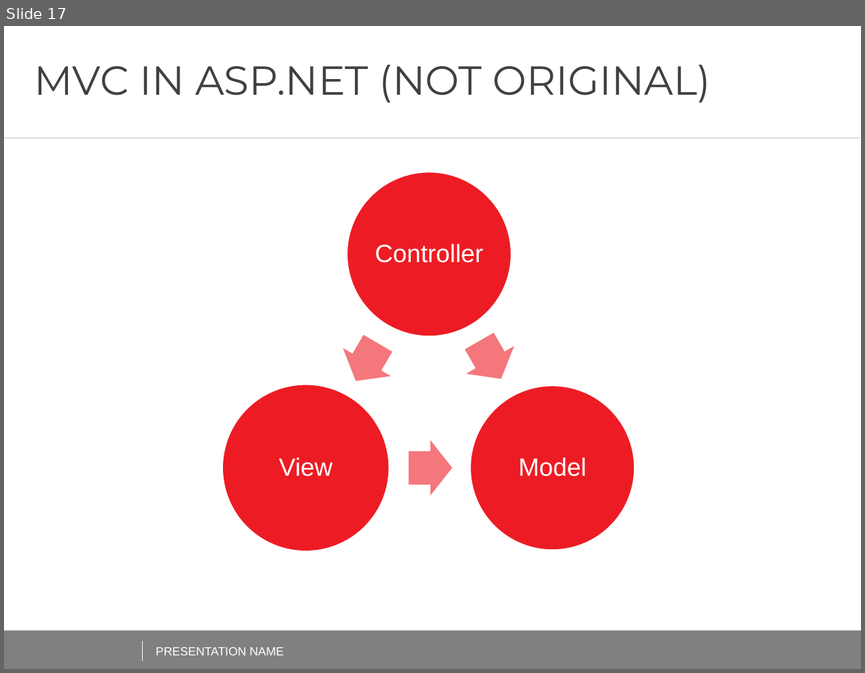
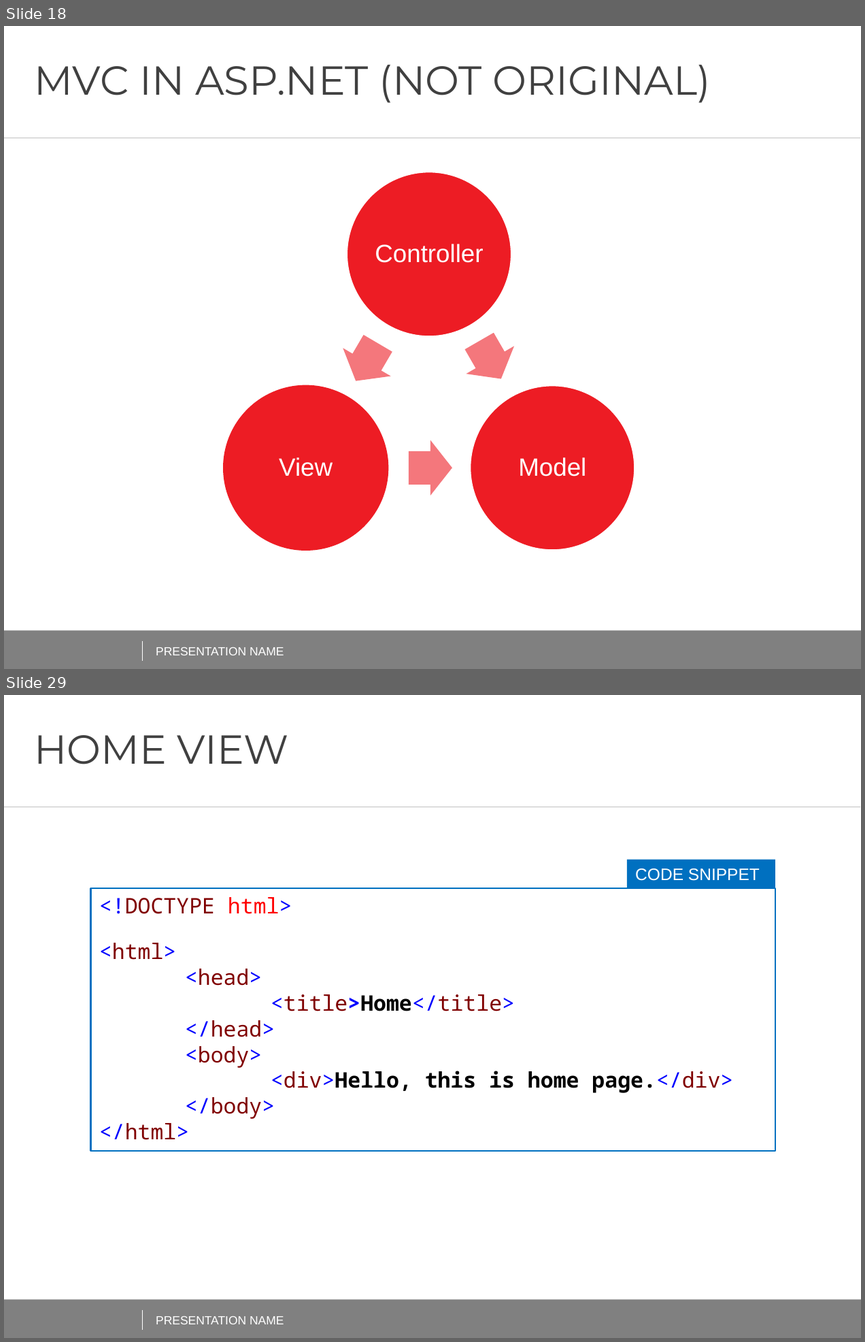
Before and after one commit to AndreiShenets/ASP.NET-Lectures, a slide deck: ASP.NET - iTechArt 2018.pptx. Shown one above the other, each under a label of ours: slide 17 before the commit, slides 18 and 29 after it; the slides between them are not shown. The pictures are 865x673 and 865x1342 pixels, drawn with LibreOffice and Linux fonts; fonts in the diff are those of the drawing; background and template pictures are left out. Boxes give left, top, right and bottom in pixels: in the first picture for what was removed or moved away, otherwise in the second. Text is boxed around its words. In the diff, an @@ line names an element or a change of style, - is before the commit and + after.

```diff
--- a/ASP.NET - iTechArt 2018.pptx
+++ b/ASP.NET - iTechArt 2018.pptx
@@ slide 29 added at (4, 695, 861, 1338), background #FFFFFF; not listed: 4 template elements that a slide beside it also shows @@
@@ title added at (35, 735, 289, 764), 34 pt, text #404040 @@
+HOME VIEW
@@ rectangle added at (627, 860, 775, 889), fill #0070C0, 14 pt, text #FFFFFF @@
+CODE SNIPPET
@@ rectangle added at (90, 888, 775, 1150), fill #FFFFFF, outline #0070C0 1.5 pt, 18 pt, text #800000 @@
+<!DOCTYPE html>
+<html>
+<head>
+<title>Home</title>
+</head>
+<body>
+<div>Hello, this is home page.</div>
+</body>
+</html>
@@ text added at (156, 1316, 283, 1324), 10 pt, text #FFFFFF @@
+PRESENTATION NAME
@@ what was slide 17 is now slide 18 @@
```
Also in this commit, not shown: 3 slides changed, 50 other slides added.
